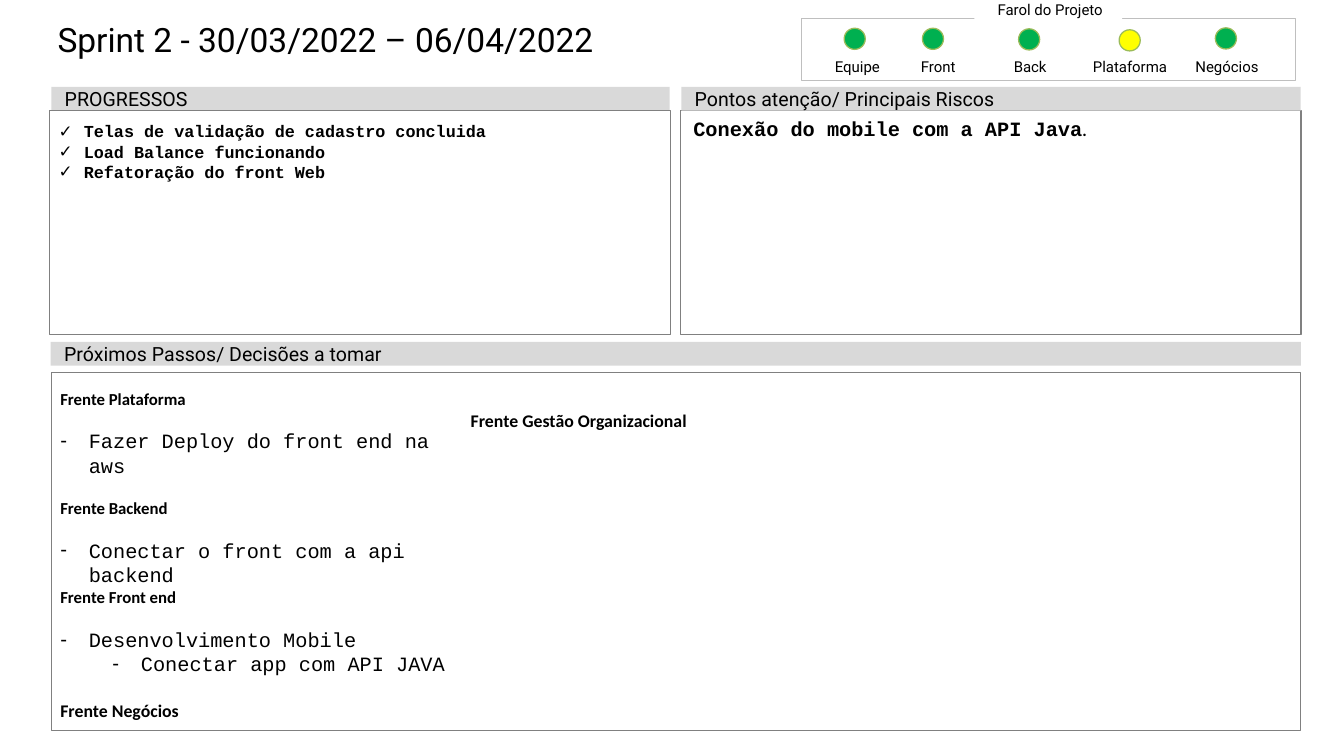
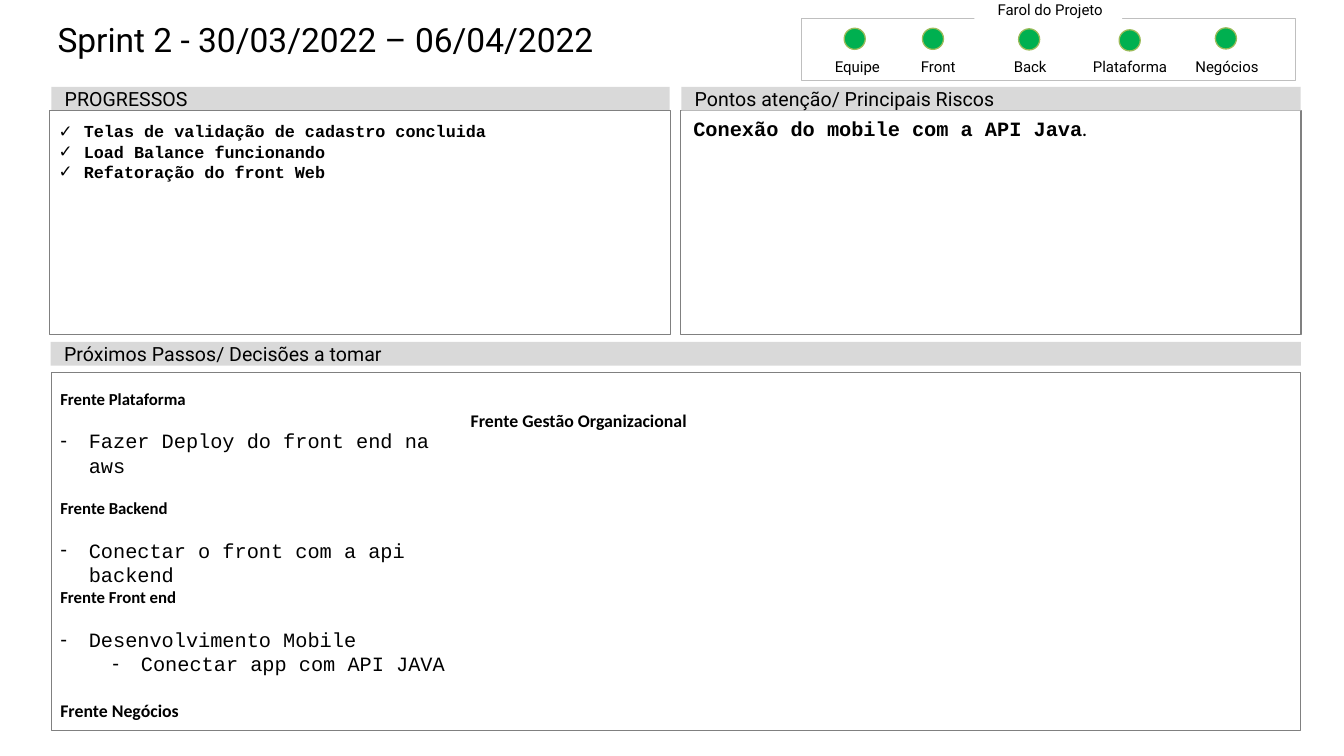
Before and after one commit to Luis-Silva80/grupo05-adsa, a slide deck: slide 2 of Documentação/Status Report/2022-1/Status Report 5.pptx. Drawn at 1344x756 pixels with LibreOffice and Linux fonts; fonts in the diff are those of the drawing. Boxes give left, top, right and bottom in pixels: in the first picture for what was removed or moved away, otherwise in the second. Text is boxed around its words. In the diff, an @@ line names an element or a change of style, - is before the commit and + after.

Commit message:
status report

```diff
--- a/Documentação/Status Report/2022-1/Status Report 5.pptx
+++ b/Documentação/Status Report/2022-1/Status Report 5.pptx
@@ ellipse at box(1119, 30, 1140, 51): fill #FFFF00 to #00B050 @@
```
